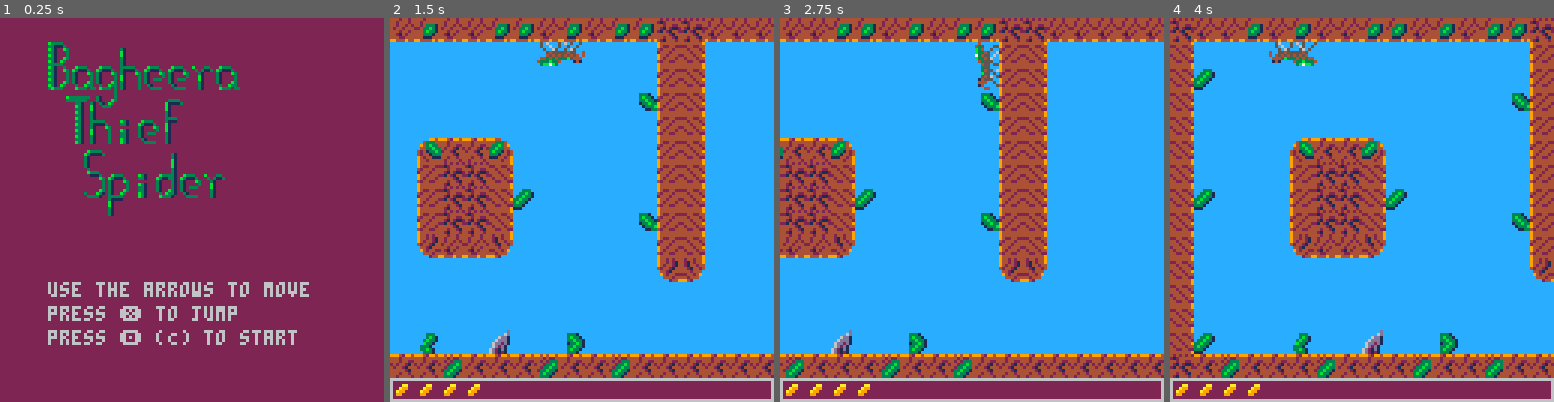
Above: before the commit, frames 1-4 (left to right).
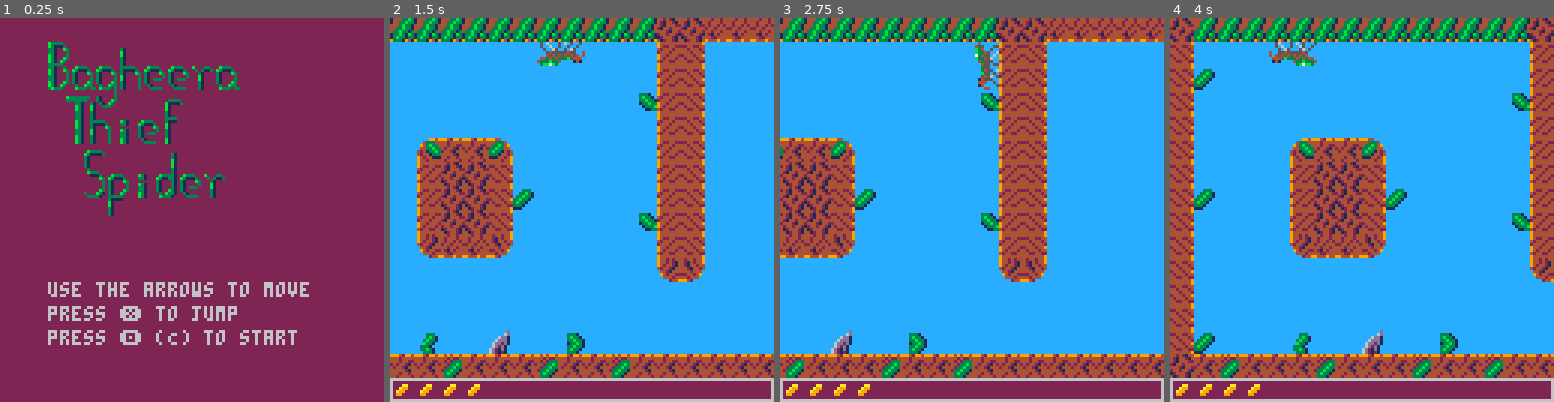
Above: after the commit, the same moments.

Repository: Naz713/pico-spider
Game: PICO-8 cartridge jmp_spdr.p8
The game is run twice, just before and just after one commit, with the same random seed, the same clock (stepped at 60 frames per second) and the same inputs.
Inputs:
- Up to frame 1 (0.25 s): no input
- Up to frame 2 (1.5 s): tap X (X key) at 0.33, 1.07 s; tap O (Z key) at 0.7 s
- Up to frame 3 (2.75 s): hold Right 1.6-2.1 s; tap O (Z key) at 1.7, 2.1, 2.5 s; tap X (X key) at 1.85 s; hold Up 2.15-2.42 s; hold Right from 2.47 s (still down)
- Up to frame 4 (4 s): tap O (Z key) at 2.9, 3.3, 3.7 s; tap X (X key) at 2.97 s; release Right at 3.03 s; hold Left 3.08-3.58 s; hold Down 3.63-3.97 s

The runs differ from the first frame. In frame 1, 0.1% of the frame differs, in the area x 12-44%, y 7-33%; in frame 2, 5.2%; in frame 3, 4.6%; in frame 4, 6.3%, in the area x 0-100%, y 0-94%.

Commit message:
Improving sprites

Diff:
--- a/jmp_spdr.p8
+++ b/jmp_spdr.p8
@@ -104,40 +104,40 @@
 
 __gff__
 0000000000000000000000000000000000000000000000000000000000000000000000000000000000000000000000000000000000000000000000000000000000000000000000000000000000000000000000000000000000000000000000000000000000000000000000000000000000000000000000000000000000000000
-8282908410120604020c180808020018424250441e0000000000000000000000220000000000000000000000000000000000000000000000000000000000000000000000000000000000000000000000000000000000000000000000000000000000000000000000000000000000000000000000000000000000000000000000
+8282908410120604020c180808020018424250441e0000000000000008000000220000000000000000000000000000000000000000000000000000000000000000000000000000000000000000000000000000000000000000000000000000000000000000000000000000000000000000000000000000000000000000000000
 __map__
-948b8b8c8b8c8b8b8c8c8b8c8b8c8c94948b8b8b8b8b8b8b8b8b8b8b8b8b8b8b8b8b8b8b8b8b8b8b8b8b8b8b8b8b8b8b8b8b8b8b8b8b8b8b8b8b8b8b8b8b8b8b8b8b8b8b8b8b8b8b8b8b8b8b8b8b8b8b8b8b8b8b8b8b8b8b8b8b8b8b8b8b8b8b8b8b8b8b8b8b8b8b8b8b8b8b8b8b8b8b8b8b8b8b8b8b8b8b8b8b8b8b8b8b8b94
-8700000000000000000000000000008487000000000000000000000000000000000000000000000000000000000000000000000000000000000000000000000000000000000000000000000000000000000000000000000000000000000000000000000000000000000000000000000000000000000000000000000000000084
-8793000000000000000000000000008487000000000000000000000000000000000000000000000000000000000000000000000000000000000000000000000000000000000000000000000000000000000000000000000000000000000000000000000000000000000000000000000000000000000000000000000000000084
-8700000000000000000000000000928487000000000000000000000000000000000000000000000000000000000000000000000000000000000000000000000000000000000000000000000000000000000000000000000000000000000000000000000000000000000000000000000000000000000000000000000000000084
-8700000000000000000000000000008487000000000000000000000000000000000000000000000000000000000000000000000000000000000000000000000000000000000000000000000000000000000000000000000000000000000000000000000000000000000000000000000000000000000000000000000000000084
-8700000000858888860000000000008487000000000000000000000000000000000000000000000000000000000000000000000000000000000000000000000000000000000000000000000000000000000000000000000000000000000000000000000000000000000000000000000000000000000000000000000000000084
-8700000000849494870000000000008487000000000000000000000000000000000000000000000000000000000000000000000000000000000000000000000000000000000000000000000000000000000000000000000000000000000000000000000000000000000000000000000000000000000000000000000000000084
-8793000000849494879300000000008487000000000000000000000000000000000000000000000000000000000000000000000000000000000000000000000000000000000000000000000000000000000000000000000000000000000000000000000000000000000000000000000000000000000000000000000000000084
-8700000000849494870000000000928487000000000000000000000000000000000000000000000000000000000000000000000000000000000000000000000000000000000000000000000000000000000000000000000000000000000000000000000000000000000000000000000000000000000000000000000000000084
-87000000008a8b8b890000000000008487000000000000000000000000000000000000000000000000000000000000000000000000000000000000000000000000000000000000000000000000000000000000000000000000000000000000000000000000000000000000000000000000000000000000000000000000000084
-8700000000000000000000000000008a89000000000000000000000000000000000000000000000000000000000000000000000000000000000000000000000000000000000000000000000000000000000000000000000000000000000000000000000000000000000000000000000000000000000000000000000000000084
-8700000000000000000000000000000000000000000000000000000000000000000000000000000000000000000000000000000000000000000000000000000000000000000000000000000000000000000000000000000000000000000000000000000000000000000000000000000000000000000000000000000000000084
-8700000000000000000000000000000000000000000000000000000000000000000000000000000000000000000000000000000000000000000000000000000000000000000000000000000000000000000000000000000000000000000000000000000000000000000000000000000000000000000000000000000000000084
-8793000000900000a00000910000000000000000000000000000000000000000000000000000000000000000000000000000000000000000000000000000000000000000000000000000000000000000000000000000000000000000000000000000000000000000000000000000000000000000000000000000000000000084
-94888d8888888d8888888d88888d888888888888888888888888888888888888880000000000000000000000000000000000000000000000000000000000000000000000000000000000000000000000000000000000000000000000000000000000000000000000000000000000000000000000000000000000000000000084
-8700000000000000000000000000000000000000000000000000000000000000000000000000000000000000000000000000000000000000000000000000000000000000000000000000000000000000000000000000000000000000000000000000000000000000000000000000000000000000000000000000000000000084
-8700000000000000000000000000000000000000000000000000000000000000000000000000000000000000000000000000000000000000000000000000000000000000000000000000000000000000000000000000000000000000000000000000000000000000000000000000000000000000000000000000000000000084
-8700000000000000000000000000000000000000000000000000000000000000000000000000000000000000000000000000000000000000000000000000000000000000000000000000000000000000000000000000000000000000000000000000000000000000000000000000000000000000000000000000000000000084
-8700000000000000000000000000000000000000000000000000000000000000000000000000000000000000000000000000000000000000000000000000000000000000000000000000000000000000000000000000000000000000000000000000000000000000000000000000000000000000000000000000000000000084
-8700000000000000000000000000000000000000000000000000000000000000000000000000000000000000000000000000000000000000000000000000000000000000000000000000000000000000000000000000000000000000000000000000000000000000000000000000000000000000000000000000000000000084
-8700000000000000000000000000000000000000000000000000000000000000000000000000000000000000000000000000000000000000000000000000000000000000000000000000000000000000000000000000000000000000000000000000000000000000000000000000000000000000000000000000000000000084
-8700000000000000000000000000000000000000000000000000000000000000000000000000000000000000000000000000000000000000000000000000000000000000000000000000000000000000000000000000000000000000000000000000000000000000000000000000000000000000000000000000000000000084
-8700000000000000000000000000000000000000000000000000000000000000000000000000000000000000000000000000000000000000000000000000000000000000000000000000000000000000000000000000000000000000000000000000000000000000000000000000000000000000000000000000000000000084
-8700000000000000000000000000000000000000000000000000000000000000000000000000000000000000000000000000000000000000000000000000000000000000000000000000000000000000000000000000000000000000000000000000000000000000000000000000000000000000000000000000000000000084
-8700000000000000000000000000000000000000000000000000000000000000000000000000000000000000000000000000000000000000000000000000000000000000000000000000000000000000000000000000000000000000000000000000000000000000000000000000000000000000000000000000000000000084
-8700000000000000000000000000000000000000000000000000000000000000000000000000000000000000000000000000000000000000000000000000000000000000000000000000000000000000000000000000000000000000000000000000000000000000000000000000000000000000000000000000000000000084
-8700000000000000000000000000000000000000000000000000000000000000000000000000000000000000000000000000000000000000000000000000000000000000000000000000000000000000000000000000000000000000000000000000000000000000000000000000000000000000000000000000000000000084
-8700000000000000000000000000000000000000000000000000000000000000000000000000000000000000000000000000000000000000000000000000000000000000000000000000000000000000000000000000000000000000000000000000000000000000000000000000000000000000000000000000000000000084
-8700000000000000000000000000000000000000000000000000000000000000000000000000000000000000000000000000000000000000000000000000000000000000000000000000000000000000000000000000000000000000000000000000000000000000000000000000000000000000000000000000000000000084
-8700000000000000000000000000000000000000000000000000000000000000000000000000000000000000000000000000000000000000000000000000000000000000000000000000000000000000000000000000000000000000000000000000000000000000000000000000000000000000000000000000000000000084
-8700000000000000000000000000000000000000000000000000000000000000000000000000000000000000000000000000000000000000000000000000000000000000000000000000000000000000000000000000000000000000000000000000000000000000000000000000000000000000000000000000000000000084
-9488888888888888888888888888888888888888888888888888888888888888888888888888888888888888888888888888888888888888888888888888888888888888888888888888888888888888888888888888888888888888888888888888888888888888888888888888888888888888888888888888888888888894
+948c8c8c8c8c8c8c8c8c8c8c8c8c8c94948b8b8b8b8b8b8b8b8b8b8b8b8b8b8b8b8b8b8b8b8b8b8b8b8b8b8b8b8b8b8b8b8b8b8b8b8b8b8b8b8b8b8b8b8b949494948b8b8b8b8b8b8b8b8b8b8b8b8b8b8b8b8b8b8b8b8b8b8b8b8b8b8b8b8b8b8b8b8b8b8b8b8b8b8b8b8b8b8b8b8b8b8b8b8b8b8b8b8b8b8b8b8b8b8b8b8b94
+8700000000000000000000000000008487000000000000000000000000000000000000000000000000000000000000000000000000000000000000000000a4a4a4a40000000000000000000000000000000000000000000000000000000000000000000000000000000000000000000000000000000000000000000000000084
+8793000000000000000000000000008487000000000000000000000000000000000000000000000000000000000000000000000000000000000000000000a4a4a4a40000000000000000000000000000000000000000000000000000000000000000000000000000000000000000000000000000000000000000000000000084
+8700000000000000000000000000928487000000000000000000000000000000000000000000000000000000000000000000000000000000000000000000a4a4a4a40000000000000000000000000000000000000000000000000000000000000000000000000000000000000000000000000000000000000000000000000084
+8700000000000000000000000000008487000000000000000000000000000000000000000000000000000000000000000000000000000000000000000000a4a4a4a40000000000000000000000000000000000000000000000000000000000000000000000000000000000000000000000000000000000000000000000000084
+8700000000858888860000000000008487000000000000000000000000000000000000000000000000000000000000000000000000000000000000000000a4a4a4a40000000000000000000000000000000000000000000000000000000000000000000000000000000000000000000000000000000000000000000000000084
+8700000000849494870000000000008487000000000000000000000000000000000000000000000000000000000000000000000000000000000000000000a4a4a4a40000000000000000000000000000000000000000000000000000000000000000000000000000000000000000000000000000000000000000000000000084
+8793000000849494879300000000008487000000000000000000000000000000000000000000000000000000000000000000000000000000000000000000a4a4a4a40000000000000000000000000000000000000000000000000000000000000000000000000000000000000000000000000000000000000000000000000084
+8700000000849494870000000000928487000000000000000000000000000000000000000000000000000000000000000000000000000000000000000000a4a4a4a40000000000000000000000000000000000000000000000000000000000000000000000000000000000000000000000000000000000000000000000000084
+87000000008a8b8b890000000000008487000000000000000000000000000000000000000000000000000000000000000000000000000000000000000000a4a4a4a40000000000000000000000000000000000000000000000000000000000000000000000000000000000000000000000000000000000000000000000000084
+8700000000000000000000000000008a89000000000000000000000000000000000000000000000000000000000000000000000000000000000000000000a4a4a4a40000000000000000000000000000000000000000000000000000000000000000000000000000000000000000000000000000000000000000000000000084
+8700000000000000000000000000000000000000000000000000000000000000000000000000000000000000000000000000000000000000000000000000a4a4a4a40000000000000000000000000000000000000000000000000000000000000000000000000000000000000000000000000000000000000000000000000084
+8700000000000000000000000000000000000000000000000000000000000000000000000000000000000000000000000000000000000000000000000000a4a4a4a40000000000000000000000000000000000000000000000000000000000000000000000000000000000000000000000000000000000000000000000000084
+8793000000900000a00000910000000000000000000000000000000000000000000000000000000000000000000000000000000000000000000000000000a4a4a4a40000000000000000000000000000000000000000000000000000000000000000000000000000000000000000000000000000000000000000000000000084
+94888d8888888d8888888d88888d888888888888888888888888888888888888880000000000000000000000000000000000000000000000000000000000a4a4a4a40000000000000000000000000000000000000000000000000000000000000000000000000000000000000000000000000000000000000000000000000084
+8700000000000000000000000000000000000000000000000000000000000000000000000000000000000000000000000000000000000000000000000000a4a4a4a40000000000000000000000000000000000000000000000000000000000000000000000000000000000000000000000000000000000000000000000000084
+8700000000000000000000000000000000000000000000000000000000000000000000000000000000000000000000000000000000000000000000000000a4a4a4a40000000000000000000000000000000000000000000000000000000000000000000000000000000000000000000000000000000000000000000000000084
+8700000000000000000000000000000000000000000000000000000000000000000000000000000000000000000000000000000000000000000000000000a4a4a4a40000000000000000000000000000000000000000000000000000000000000000000000000000000000000000000000000000000000000000000000000084
+8700000000000000000000000000000000000000000000000000000000000000000000000000000000000000000000000000000000000000000000000000a4a4a4a40000000000000000000000000000000000000000000000000000000000000000000000000000000000000000000000000000000000000000000000000084
+8700000000000000000000000000000000000000000000000000000000000000000000000000000000000000000000000000000000000000000000000000a4a4a4a40000000000000000000000000000000000000000000000000000000000000000000000000000000000000000000000000000000000000000000000000084
+8700000000000000000000000000000000000000000000000000000000000000000000000000000000000000000000000000000000000000000000000000a4a4a4a40000000000000000000000000000000000000000000000000000000000000000000000000000000000000000000000000000000000000000000000000084
+8700000000000000000000000000000000000000000000000000000000000000000000000000000000000000000000000000000000000000000000000000a4a4a4a40000000000000000000000000000000000000000000000000000000000000000000000000000000000000000000000000000000000000000000000000084
+8700000000000000000000000000000000000000000000000000000000000000000000000000000000000000000000000000000000000000000000000000a4a4a4a40000000000000000000000000000000000000000000000000000000000000000000000000000000000000000000000000000000000000000000000000084
+8700000000000000000000000000000000000000000000000000000000000000000000000000000000000000000000000000000000000000000000000000a4a4a4a40000000000000000000000000000000000000000008588860000000000000000000000000000000000000000000000000000000000000000000000000084
+8700000000000000000000000000000000000000000000000000000000000000000000000000000000000000000000000000000000000000000000000000a4a4a4a40000000000000000000000000000000000000000008494870000000000000000000000000000000000000000000000000000000000000000000000000084
+8700000000000000000000000000000000000000000000000000000000000000000000000000000000000000000000000000000000000000000000000000a4a4a4a4000000000000000000000000000000000000008588948b890000000000000000000000000000000000000000000000000000000000000000000000000084
+8700000000000000000000000000000000000000000000000000000000000000000000000000000000000000000000000000000000000000000000000000a4a4a4a40000000000000000000000000000000000000084948700000000000000000000000000000000000000000000000000000000000000000000000000000084
+8700000000000000000000000000000000000000000000000000000000000000000000000000000000000000000000000000000000000000000000000000a4a4a4a4000000000000000000000000000000000000008a8b8900000000000000000000000000000000000000000000000000000000000000000000000000000084
+8700000000000000000000000000000000000000000000000000000000000000000000000000000000000000000000000000000000000000000000000000a4a4a4a40000000000000000000000000000000000000000000000000000000000000000000000000000000000000000000000000000000000000000000000000084
+8700000000000000000000000000000000000000000000000000000000000000000000000000000000000000000000000000000000000000000000000000a4a4a4a40000000000000000000000000000000000000000000000000000000000000000000000000000000000000000000000000000000000000000000000000084
+8700000000000000000000000000000000000000000000000000000000000000000000000000000000000000000000000000000000000000000000000000a4a4a4a40000000000000000000000000000000000000000000000000000000000000000000000000000000000000000000000000000000000000000000000000084
+9488888888888888888888888888888888888888888888888888888888888888888888888888888888888888888888888888888888888888888888888888949494948888888888888888888888888888888888888888888888888888888888888888888888888888888888888888888888888888888888888888888888888894
 
 
 
Not shown, changed: 37 lines of the sprite sheet (__gfx__) section of jmp_spdr.p8
